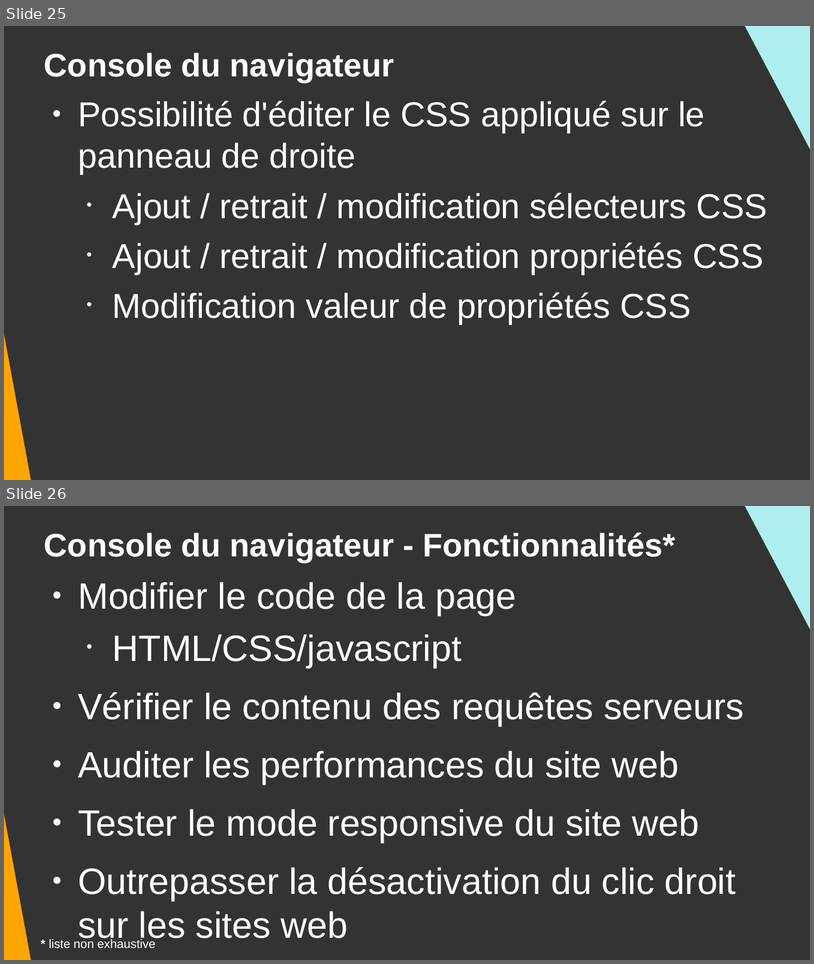
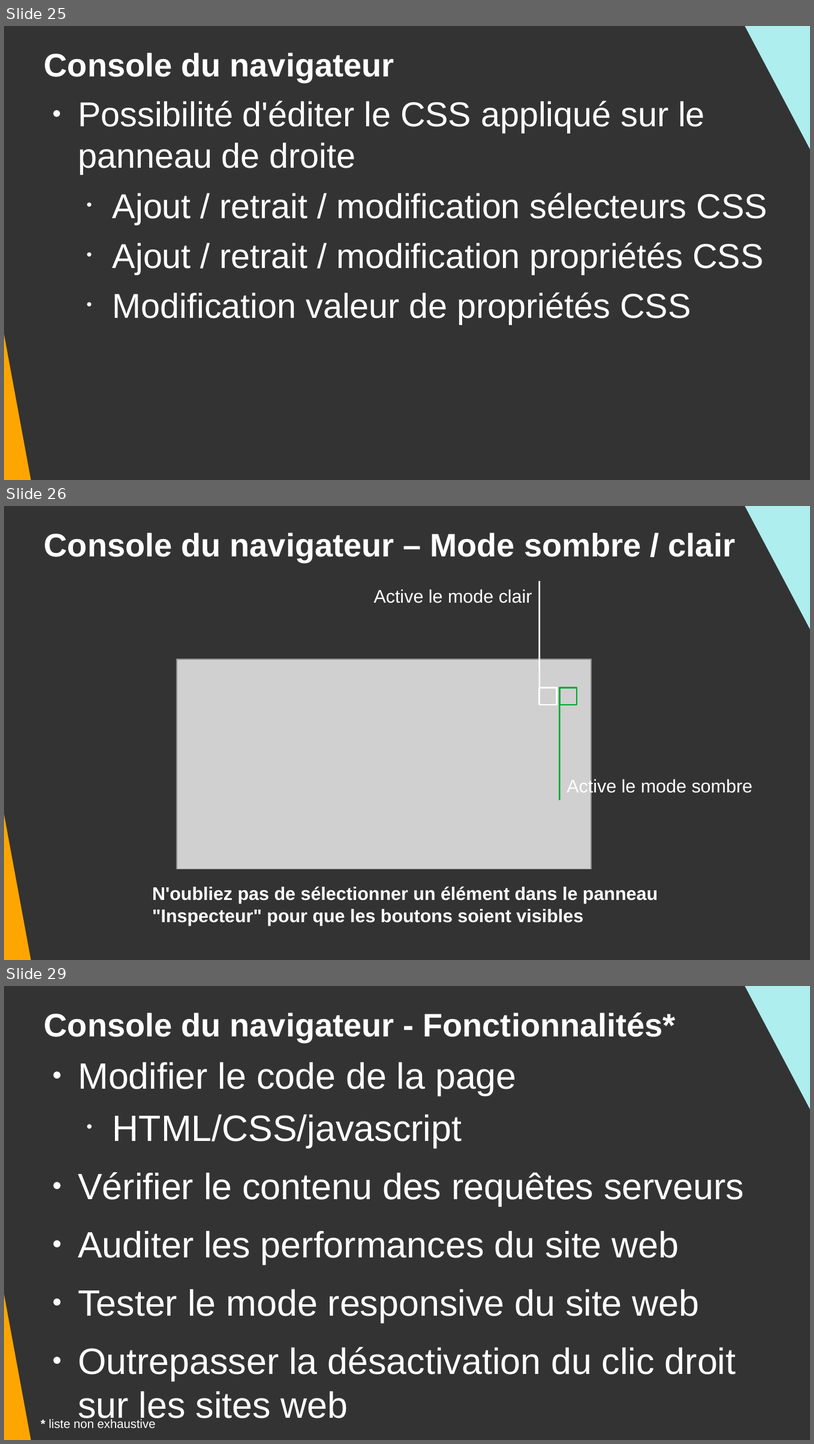
Before and after one commit to DanYellow/cours, a slide deck: didacticiels-generaux/vs-code.odp. Shown one above the other, each under a label of ours: slides 25 and 26 before the commit, slides 25, 26 and 29 after it; the slides between them are not shown. The pictures are 814x964 and 814x1444 pixels, drawn with LibreOffice and Linux fonts; fonts in the diff are those of the drawing; grey boxes stand for pictures. Boxes give left, top, right and bottom in pixels: in the first picture for what was removed or moved away, otherwise in the second. Text is boxed around its words. In the diff, an @@ line names an element or a change of style, - is before the commit and + after.

```diff
--- a/didacticiels-generaux/vs-code.odp
+++ b/didacticiels-generaux/vs-code.odp
@@ slide 26 added at (4, 506, 810, 960), background #333333 @@
@@ right triangle added at (736, 506, 810, 722), fill #AFEEEE @@
@@ title added at (44, 532, 735, 562), 32 pt, text #FFFFFF, bold @@
+Console du navigateur – Mode sombre / clair
@@ right triangle added at (4, 576, 33, 960), fill #FFA500 @@
@@ text added at (374, 589, 533, 603), 18 pt, text #FFFFFF @@
+Active le mode clair
@@ line added from (540, 580) to (540, 696), #FFFFFF 1.5 pt @@
@@ picture added at (177, 659, 591, 869) @@
@@ rectangle added at (540, 687, 557, 705), outline #FFFFFF 1.5 pt @@
@@ rectangle added at (560, 687, 578, 705), outline #00A933 1.5 pt @@
@@ line added from (560, 699) to (560, 800), #00A933 1.5 pt @@
@@ text added at (567, 778, 753, 796), 18 pt, text #FFFFFF @@
+Active le mode sombre
@@ text added at (152, 886, 658, 925), 18 pt, text #FFFFFF, bold @@
+N'oubliez pas de sélectionner un élément dans le panneau "Inspecteur" pour que les boutons soient visibles
@@ what was slide 26 is now slide 29 @@
```
Also in this commit, not shown: 3 slides changed, 2 other slides added, 27 other files.
